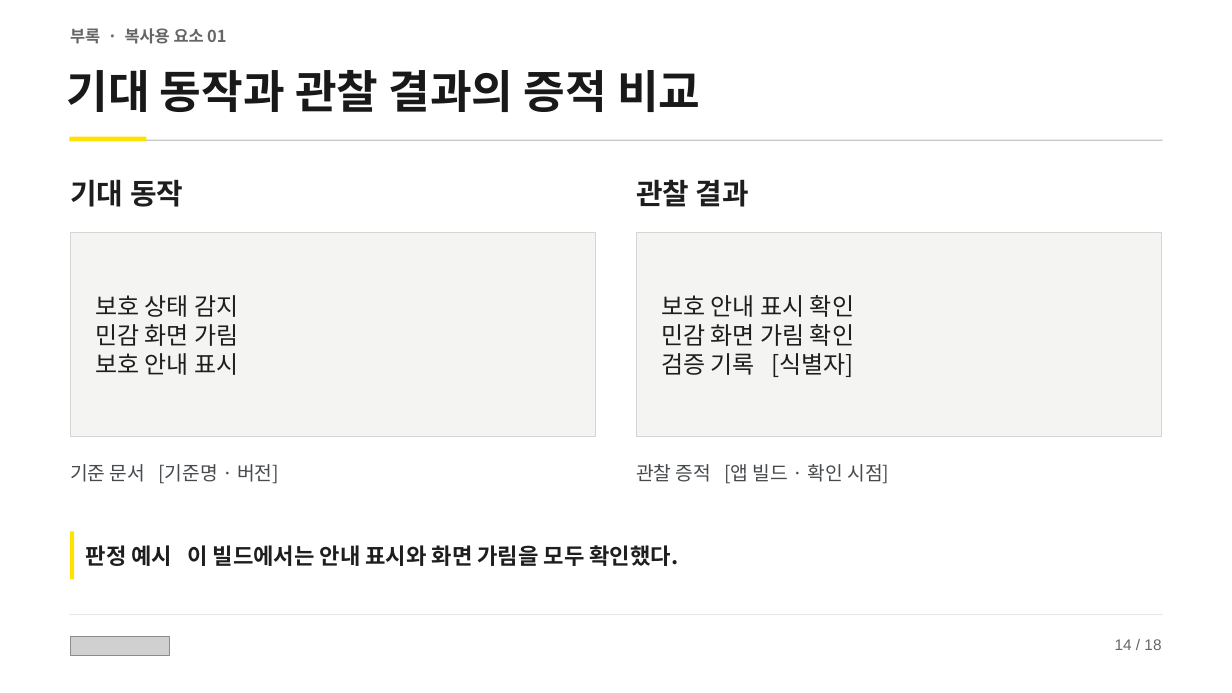
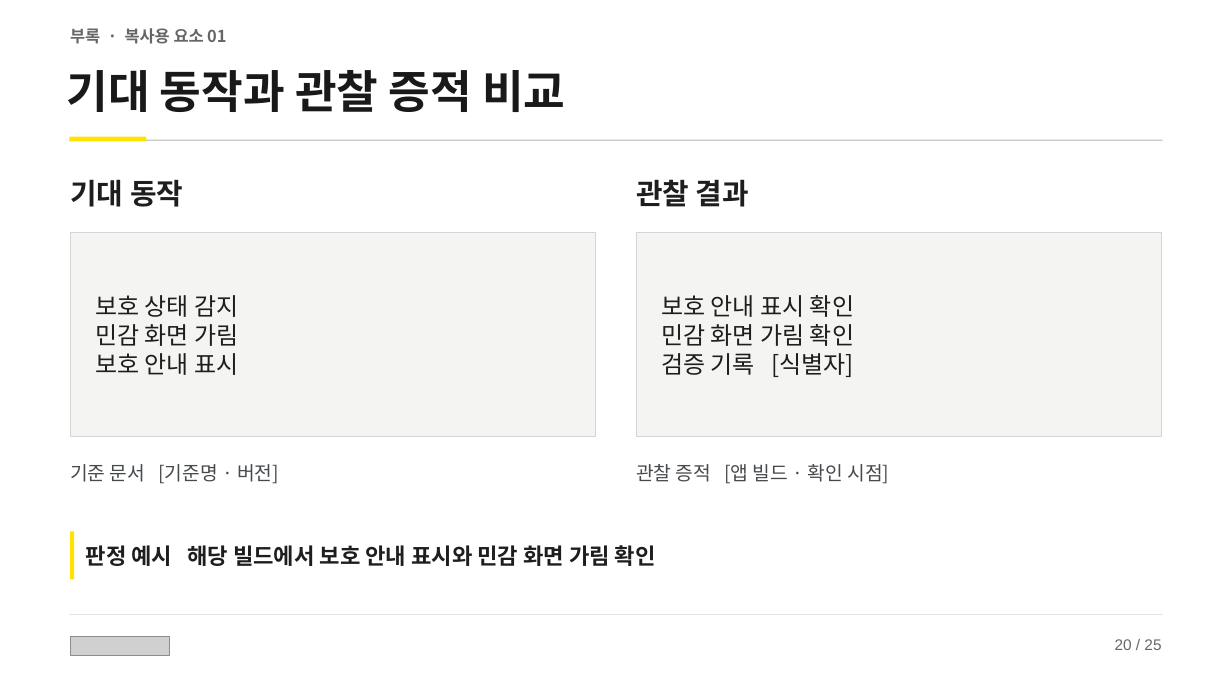
Before and after one commit to Ryuuuuu/maestro-gpui, a slide deck: slide 20 of assets/icons/kakaobank-security-onboarding.pptx (slide 14 before the commit). Drawn at 1232x693 pixels with LibreOffice and Linux fonts; fonts in the diff are those of the drawing; grey boxes stand for pictures. Boxes give left, top, right and bottom in pixels: in the first picture for what was removed or moved away, otherwise in the second. Text is boxed around its words. In the diff, an @@ line names an element or a change of style, - is before the commit and + after.

```diff
--- a/assets/icons/kakaobank-security-onboarding.pptx
+++ b/assets/icons/kakaobank-security-onboarding.pptx
@@ text at [66, 70, 565, 112]: text changed @@
-기대 동작과 관찰 결과의 증적 비교
+기대 동작과 관찰 증적 비교
@@ text at [86, 545, 656, 566]: text changed @@
-판정 예시 이 빌드에서는 안내 표시와 화면 가림을 모두 확인했다.
+판정 예시 해당 빌드에서 보호 안내 표시와 민감 화면 가림 확인
@@ text at [1115, 639, 1161, 650]: text changed @@
-14 / 18
+20 / 25
```
Also in this commit, not shown: 11 other slides changed, 12 slides added, 5 slides removed.
